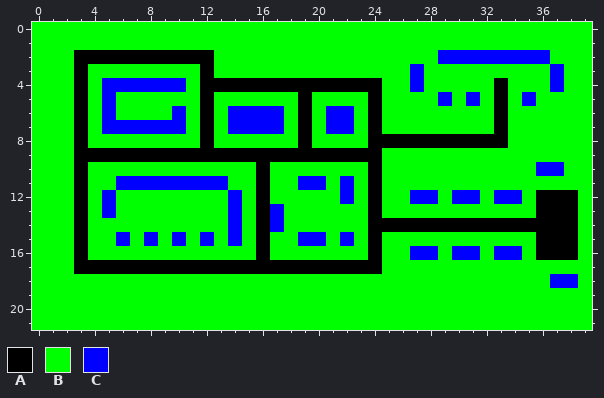
Edited in one commit: pixel-art sprite (assets/images/level.png). This is how it looked before the edit.
The file is 40x22 pixels.
Palette (. is transparent): A #000000  B #00ff00  C #0000ff
Pixels before, first column x 0:
 0 BBBBBBBBBBBBBBBBBBBBBBBBBBBBBBBBBBBBBBBB
 1 BBBBBBBBBBBBBBBBBBBBBBBBBBBBBBBBBBBBBBBB
 2 BBBAAAAAAAAAABBBBBBBBBBBBBBBBCCCCCCCCBBB
 3 BBBABBBBBBBBABBBBBBBBBBBBBBCBBBBBBBBBCBB
 4 BBBABCCCCCCBAAAAAAAAAAAAABBCBBBBBABBBCBB
 5 BBBABCBBBBBBABBBBBBABBBBABBBBCBCBABCBBBB
 6 BBBABCBBBBCBABCCCCBABCCBABBBBBBBBABBBBBB
 7 BBBABCCCCCCBABCCCCBABCCBABBBBBBBBABBBBBB
 8 BBBABBBBBBBBABBBBBBABBBBAAAAAAAAAABBBBBB
 9 BBBAAAAAAAAAAAAAAAAAAAAAABBBBBBBBBBBBBBB
10 BBBABBBBBBBBBBBBABBBBBBBABBBBBBBBBBBCCBB
11 BBBABBCCCCCCCCBBABBCCBCBABBBBBBBBBBBBBBB
12 BBBABCBBBBBBBBCBABBBBBCBABBCCBCCBCCBAAAB
13 BBBABCBBBBBBBBCBACBBBBBBABBBBBBBBBBBAAAB
14 BBBABBBBBBBBBBCBACBBBBBBAAAAAAAAAAAAAAAB
15 BBBABBCBCBCBCBCBABBCCBCBABBBBBBBBBBBAAAB
16 BBBABBBBBBBBBBBBABBBBBBBABBCCBCCBCCBAAAB
17 BBBAAAAAAAAAAAAAAAAAAAAAABBBBBBBBBBBBBBB
18 BBBBBBBBBBBBBBBBBBBBBBBBBBBBBBBBBBBBBCCB
19 BBBBBBBBBBBBBBBBBBBBBBBBBBBBBBBBBBBBBBBB
20 BBBBBBBBBBBBBBBBBBBBBBBBBBBBBBBBBBBBBBBB
21 BBBBBBBBBBBBBBBBBBBBBBBBBBBBBBBBBBBBBBBB
Now the later version:
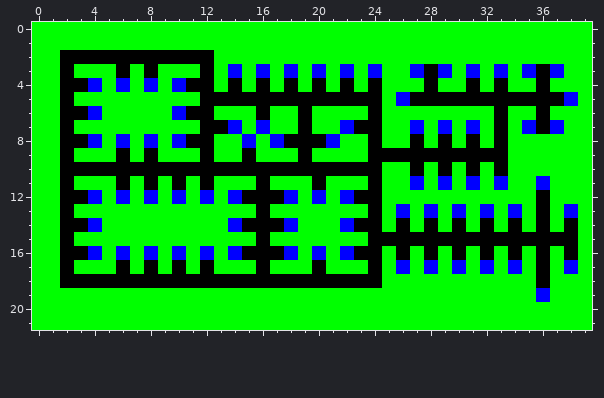
Difference:
Changed rows in their new state; - is an unchanged pixel.
first column x 2:
 2 A--------------------------BBBBBBBB--
 3 AB--A-A-----C-C-C-C-C-C---AC-C-C-CA--
 4 A-CB-B-B-A-B-B-B-B-B-B---BA--A----AB-
 5 AB-B-------AAAAAA-AAAA--CAAAAAA-AAAAC
 6 A-CB-----A--BBAB---BB-------------A--
 7 AB-BBBBBB--A-B-B---B-A---C-C-C---CAC-
 8 A-C-C-C-CA---C-CA-AC---BB-B-B-B------
 9 ABBB-B-BBB-BB-BBB-BBBB-AAAAAAAAA-----
10 A-AAAAAAAAAAAA-AAAAAAA---A-A-A-A--BB-
11 AB--ABABABAB-----BA-B----C-C-C-C--C--
12 A-CBC-C-C-C--A-AC-C--A---BB-BB-BB--BB
13 AB-B--------B--B--------C-C-C-C-C--BC
14 A-C----------A-AC---CA-B-B-B-B-B-B-B-
15 AB--B-B-B-B-B----BB-B--AAAAAAAAAAA---
16 A-C-C-C-C-C-CA-AC-C-CA--ABA-ABABA--B-
17 ABBB-B-B-B-BBB-BBB-BBB--C-C-C-C-C-A-C
18 AAAAAAAAAAAAAAAAAAAAAAA-----------ABB
19 ----------------------------------C--
